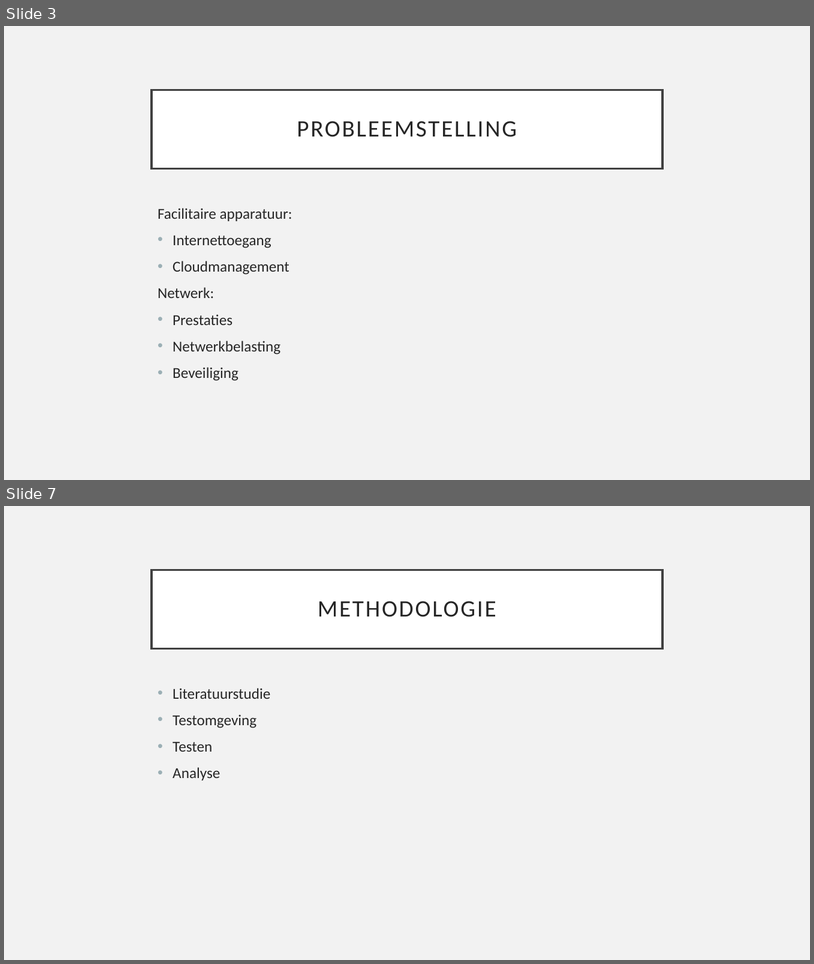
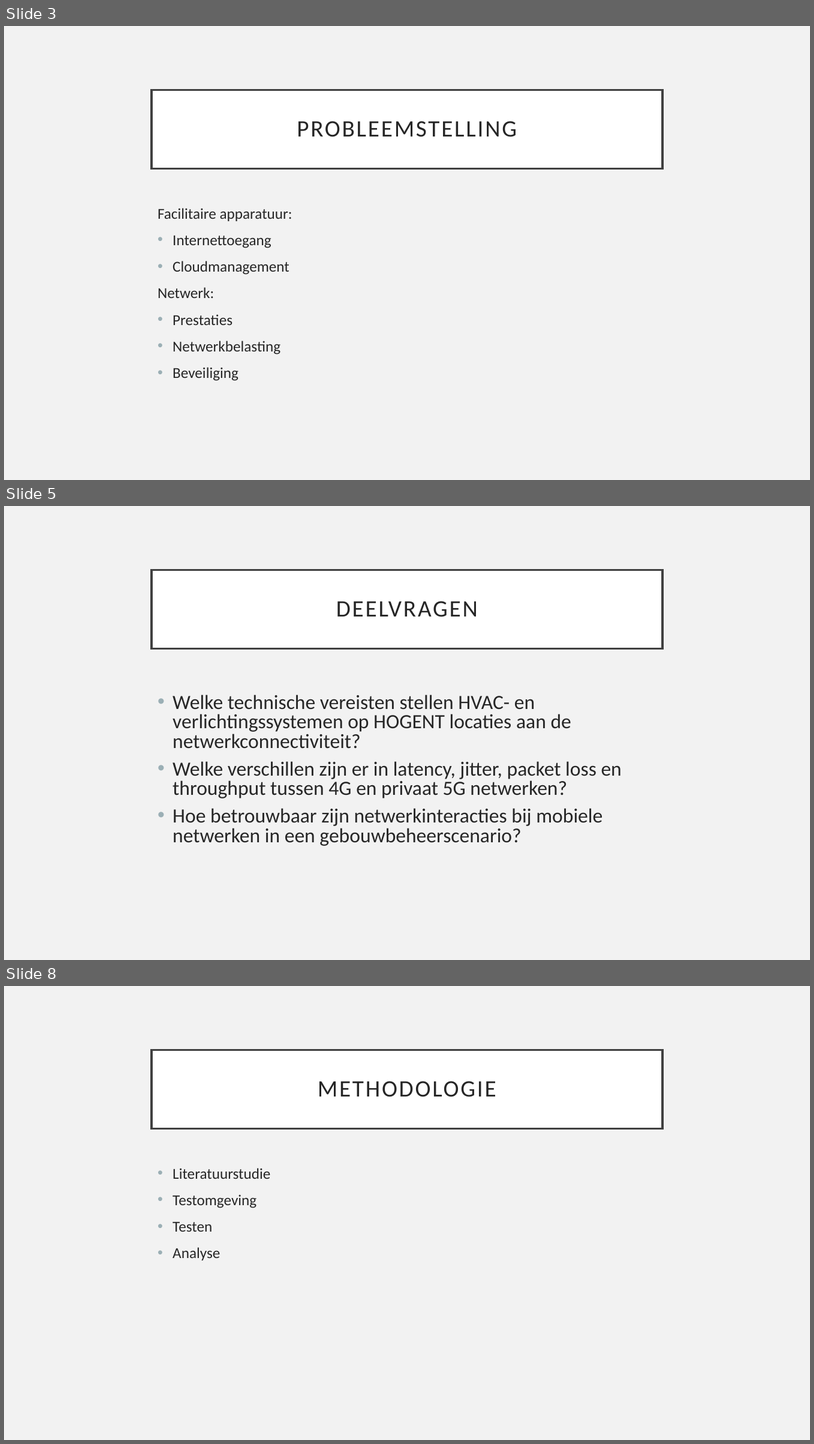
Before and after one commit to JanDeSomviele/Bachelorproef2025, a slide deck: Bachelorproef2025JanDeSomviele.odp. Shown one above the other, each under a label of ours: slides 3 and 7 before the commit, slides 3, 5 and 8 after it; the slides between them are not shown. The pictures are 814x964 and 814x1444 pixels, drawn with LibreOffice and Linux fonts; fonts in the diff are those of the drawing. Boxes give left, top, right and bottom in pixels: in the first picture for what was removed or moved away, otherwise in the second. Text is boxed around its words. In the diff, an @@ line names an element or a change of style, - is before the commit and + after.

```diff
--- a/Bachelorproef2025JanDeSomviele.odp
+++ b/Bachelorproef2025JanDeSomviele.odp
@@ slide 5 added at bbox=[4, 506, 810, 960], background #F2F2F2 @@
@@ title added at bbox=[152, 570, 663, 649], fill #FFFFFF, outline #404040 2.49 pt, 28 pt, text #262626 @@
+DEELVRAGEN
@@ text added at bbox=[173, 694, 622, 846], 24 pt, text #262626 @@
+• Welke technische vereisten stellen HVAC- en verlichtingssystemen op HOGENT locaties aan de netwerkconnectiviteit?
+• Welke verschillen zijn er in latency, jitter, packet loss en throughput tussen 4G en privaat 5G netwerken?
+• Hoe betrouwbaar zijn netwerkinteracties bij mobiele netwerken in een gebouwbeheerscenario?
@@ what was slide 7 is now slide 8 @@
```
Also in this commit, not shown: 8 slides changed, 1 other slide added, 2 other files.
